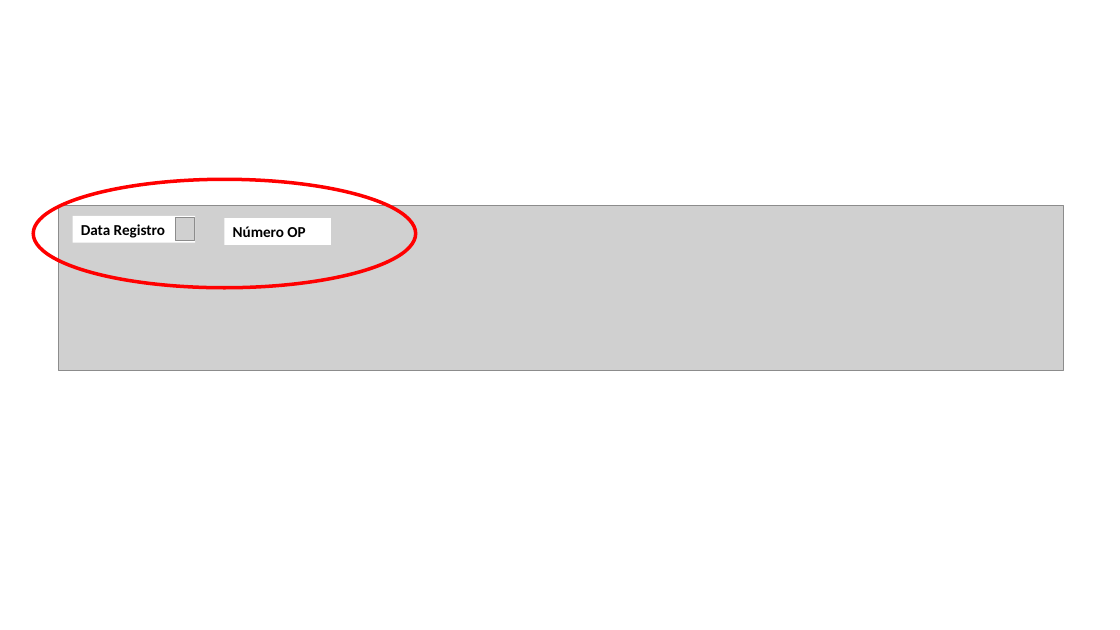
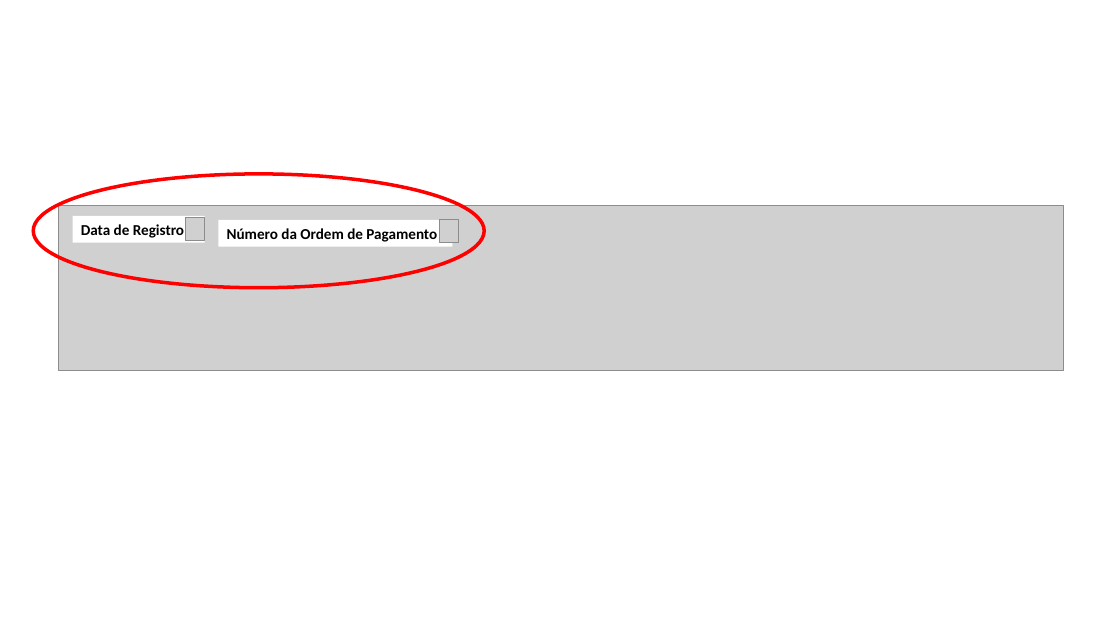
Before and after one commit to transparencia-mg/especificacoes-portal-transparencia, a slide deck: slide 4 of espec011_valor_pago/static/textodascolunas.pptx. Drawn at 1120x630 pixels with LibreOffice and Linux fonts; fonts in the diff are those of the drawing; grey boxes stand for pictures. Boxes give left, top, right and bottom in pixels: in the first picture for what was removed or moved away, otherwise in the second. Text is boxed around its words. In the diff, an @@ line names an element or a change of style, - is before the commit and + after.

```diff
--- a/espec011_valor_pago/static/textodascolunas.pptx
+++ b/espec011_valor_pago/static/textodascolunas.pptx
@@ ellipse: place and size @@
-ellipse at bbox=[34, 179, 416, 287]
+ellipse at bbox=[34, 174, 485, 288]
@@ rectangle "Data de Registro": place and size @@
-rectangle "Data de Registro" at bbox=[72, 216, 195, 243]
+rectangle "Data de Registro" at bbox=[72, 216, 204, 243]
@@ text in rectangle at bbox=[81, 224, 184, 238]: text changed @@
-Data Registro
+Data de Registro
@@ picture: place and size @@
-picture at bbox=[176, 218, 195, 240]
+picture at bbox=[186, 218, 205, 240]
@@ rectangle "Número da Ordem de Pagamento": place and size @@
-rectangle "Número da Ordem de Pagamento" at bbox=[224, 218, 331, 245]
+rectangle "Número da Ordem de Pagamento" at bbox=[218, 220, 453, 247]
@@ text in rectangle at bbox=[227, 228, 437, 242]: text changed @@
-Número OP
+Número da Ordem de Pagamento
@@ picture added at bbox=[439, 219, 459, 242] @@
```
Also in this commit, not shown: 3 other slides changed, 6 other files.
